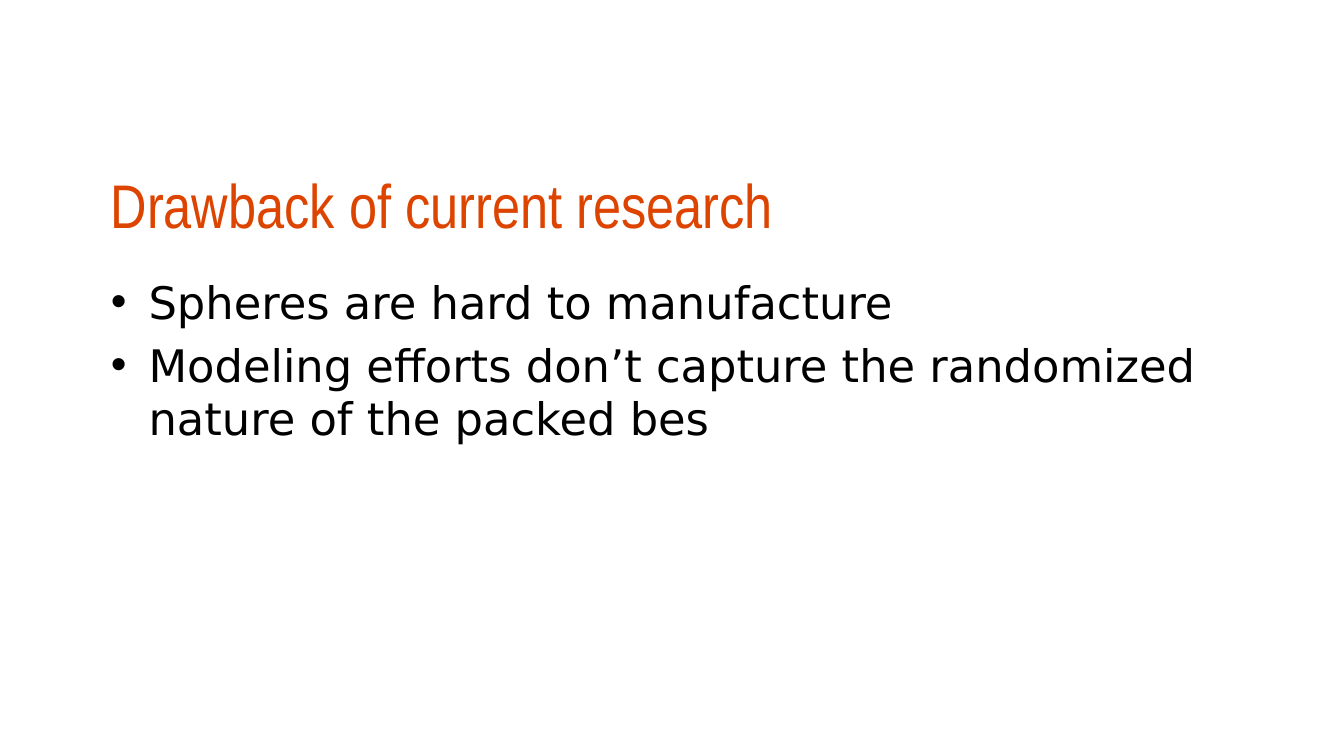
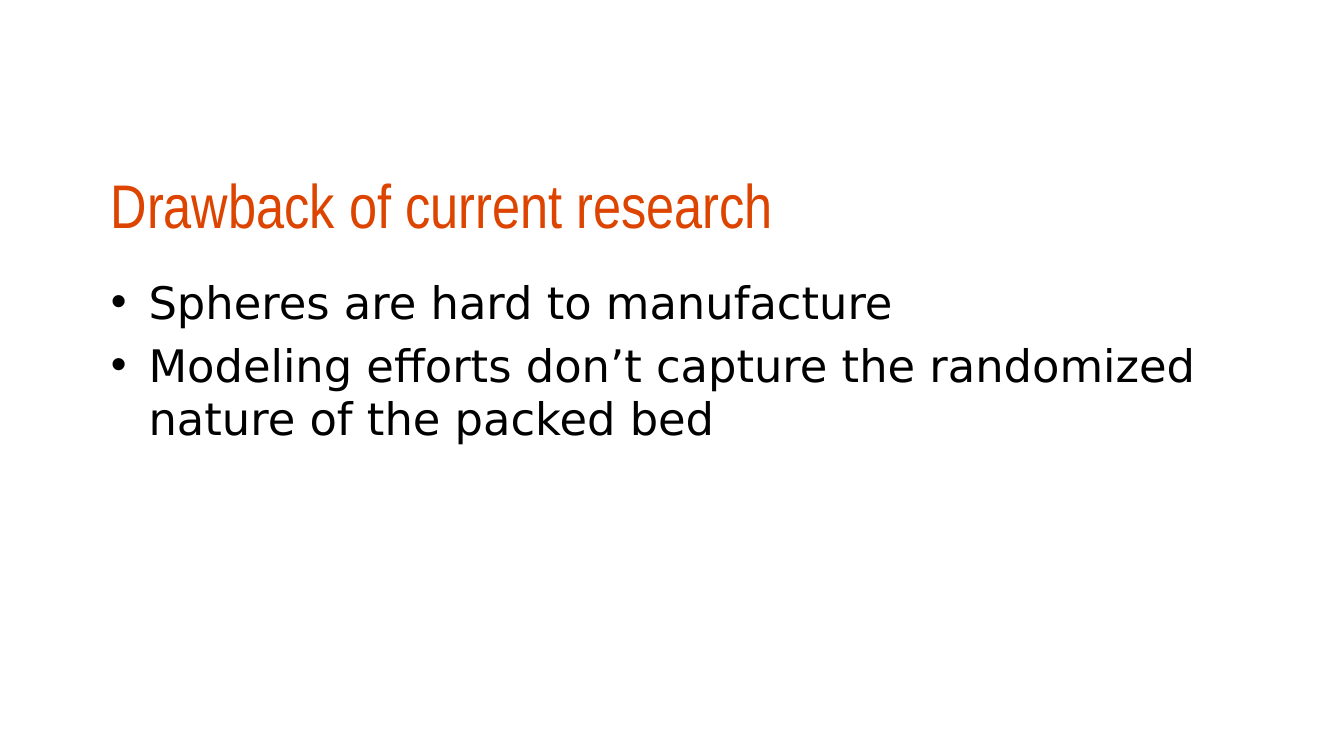
Before and after one commit to warrenau/HT_proj2, a slide deck: slide 6 of HT_proj2_presentation.pptx. Drawn at 1344x756 pixels with LibreOffice and Linux fonts; fonts in the diff are those of the drawing; background and template pictures are left out. Boxes give left, top, right and bottom in pixels: in the first picture for what was removed or moved away, otherwise in the second. Text is boxed around its words. In the diff, an @@ line names an element or a change of style, - is before the commit and + after.

Commit message:
updated presentation

```diff
--- a/HT_proj2_presentation.pptx
+++ b/HT_proj2_presentation.pptx
@@ text at (149, 348, 1195, 445): text changed @@
-• Modeling efforts don’t capture the randomized nature of the packed bes
+• Modeling efforts don’t capture the randomized nature of the packed bed
```
Also in this commit, not shown: 4 other slides changed, 2 slides added, 3 slides removed.
